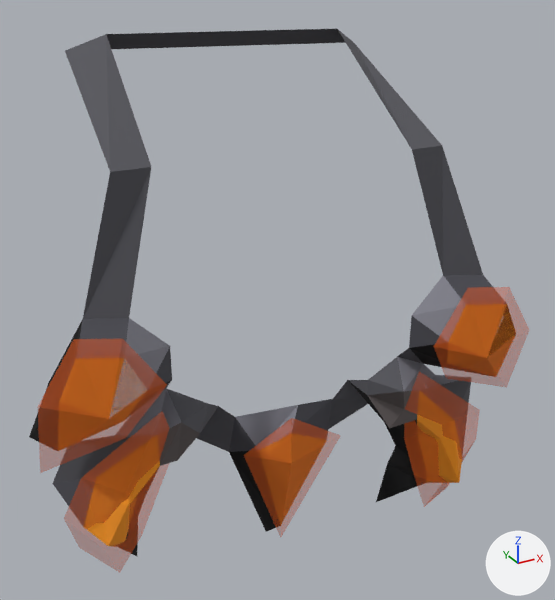
What one commit did to the glTF model models/player_necklace_of_anguish__or_.glb.
One viewpoint serves both versions: a camera (50 mm lens) standing at (-23.3, -74.5, 173.8) and looking at (-2.7, -37.2, 155.2). The axes (+X, +Y, +Z) are drawn at lower right. The lights are the same throughout. Both versions are drawn at full value of the shape key '20' of 'Mesh_0'; the numbers are the values there. Vertices at the same position are counted once.
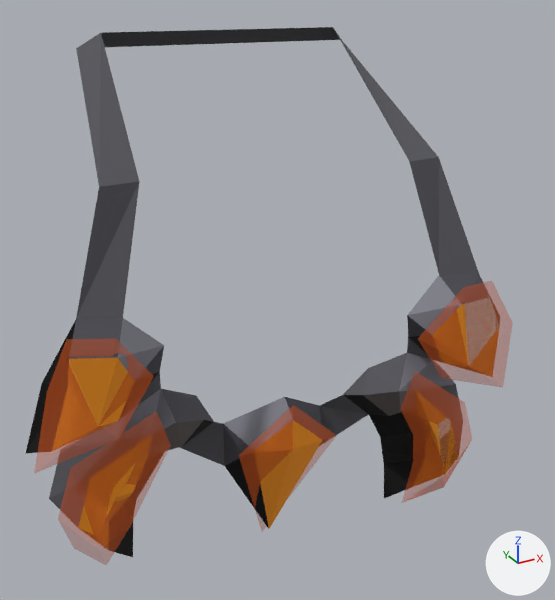
Boxes (x1, y1, x2, y2) around the edits, measured in the pictures (555 x 600 px):
```json
{"object": "Mesh_0", "change": "reshaped, moved, rescaled", "before": [29, 29, 516, 556], "after": [26, 27, 500, 557]}
```

Edits to the scene script, one JSON object a line:
```json
{"block": "me_mesh_0", "where": "# used by ob_mesh_0; location = (5.79, 0.52, 62.29); scale = (103.0, 103.0, 103.0)"}
{"op": "remove", "block": "me_mesh_0", "code": "me_mesh_0.from_pydata(...)  # 129 vertices, 174 faces; spans x -0.234..0.029, y -0.465..-0.261, z 0.737..1.049"}
{"op": "add", "block": "me_mesh_0", "code": "me_mesh_0.from_pydata(...)  # 129 vertices, 174 faces; spans x -0.226..0.049, y -0.475..-0.278, z 0.736..1.05"}
{"block": "me_mesh_0", "change": "me_mesh_0 part 1: 129 of 129 vertices moved; they spanned x -0.234..0.029, y -0.465..-0.261, z 0.737..1.049 and now span x -0.226..0.049, y -0.475..-0.278, z 0.736..1.05; mean shift (0.011, -0.014, -0.002); largest move (0.029, -0.426, 0.864) -> (0.049, -0.445, 0.854)"}
{"op": "set", "path": "ob_mesh_0.location", "old": "(5.79, 0.52, 62.29)", "new": "(4.48, 2.1, 63.1)"}
{"op": "set", "path": "ob_mesh_0.scale", "old": "(103.0, 103.0, 103.0)", "new": "(102.0, 102.0, 102.0)"}
```
